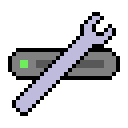
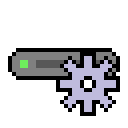
Layers edited between the first and the second 128x128 image:
renamed "Wrench" to "Gear", painted on it over [12, 12, 120, 116]
